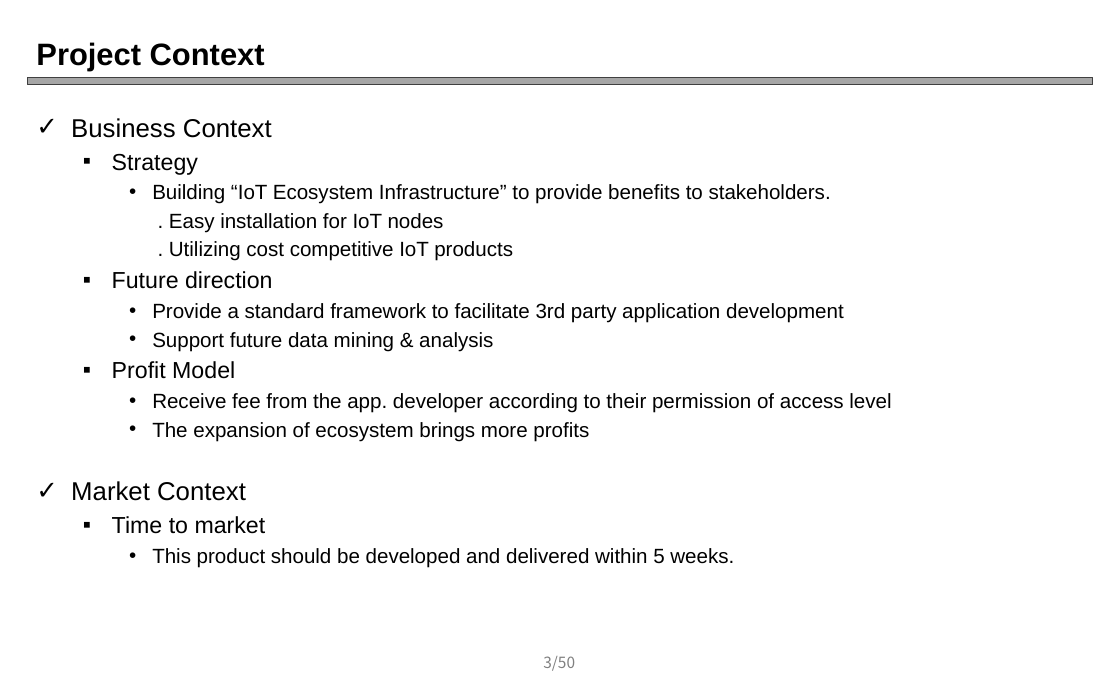
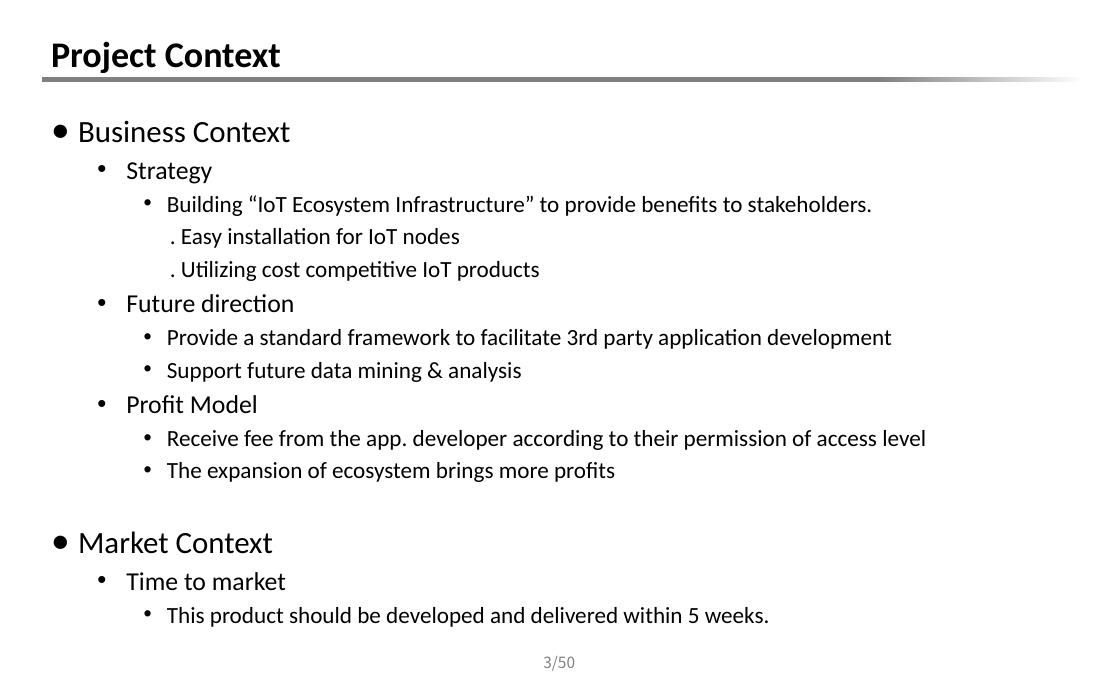
Before and after one commit to Youngsoo/iot-platform, a slide deck: slide 3 of Final_presentation_team5_v0.5.pptx. Drawn at 1120x695 pixels with LibreOffice and Linux fonts; fonts in the diff are those of the drawing. Boxes give left, top, right and bottom in pixels: in the first picture for what was removed or moved away, otherwise in the second. Text is boxed around its words. In the diff, an @@ line names an element or a change of style, - is before the commit and + after.

```diff
--- a/Final_presentation_team5_v0.5.pptx
+++ b/Final_presentation_team5_v0.5.pptx
@@ title "Project Context" moved from (x1=36, y1=42, x2=265, y2=70) to (x1=51, y1=41, x2=281, y2=73) @@
@@ title "Project Context" at (x1=51, y1=41, x2=281, y2=73): size 24 to 28 pt, font Arial to Calibri @@
@@ rectangle resized from (x1=27, y1=27, x2=1101, y2=78) to (x1=42, y1=27, x2=1093, y2=78) @@
@@ rectangle resized from (x1=27, y1=78, x2=1093, y2=85) to (x1=42, y1=78, x2=1086, y2=83) @@
@@ rectangle at (x1=42, y1=78, x2=1086, y2=83): fill #A6A6A6 to gradient #808080 to #FFFFFF; outline #404040 0.75 pt to none @@
@@ text "Business Context" moved from (x1=71, y1=118, x2=891, y2=568) to (x1=78, y1=120, x2=926, y2=627) @@
@@ text "Business Context" at (x1=78, y1=120, x2=926, y2=627): size 20 to 24 pt in "Business Context", "Market Context"; font Arial to Calibri; size 18 to 20 pt in "Strategy", "Future direction", "Profit Model", "Time to market"; size 16 to 18 pt in "Building “IoT Ecosystem Infrastructure” to provide benefits ...", ". Easy installation for IoT nodes", ". Utilizing cost competitive IoT products", "Provide a standard framework to facilitate 3rd ..." and 4 more places; bullet ✓ to ●; bullet ▪ to • @@
```
Also in this commit, not shown: 58 other slides changed.
